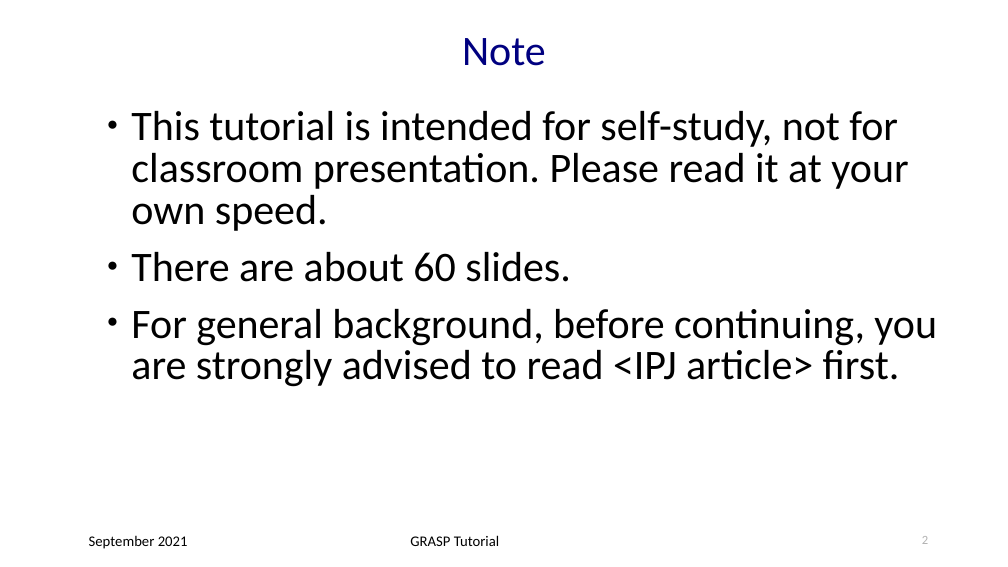
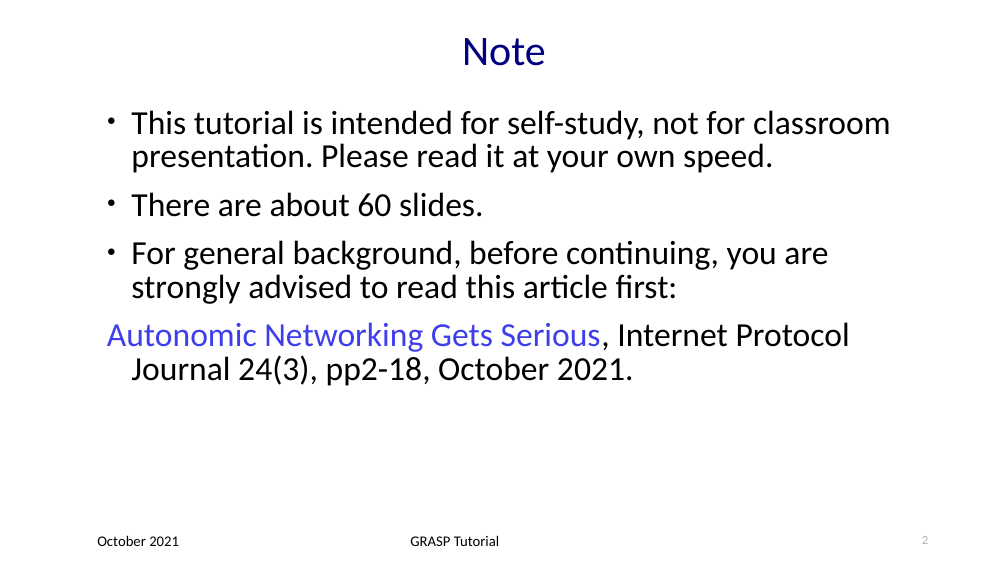
Before and after one commit to becarpenter/graspdoc, a slide deck: slide 2 of GRASP-tutorial.ppt. Drawn at 1008x567 pixels with LibreOffice and Linux fonts; fonts in the diff are those of the drawing. Boxes give left, top, right and bottom in pixels: in the first picture for what was removed or moved away, otherwise in the second. Text is boxed around its words. In the diff, an @@ line names an element or a change of style, - is before the commit and + after.

Commit message:
Added ref to IPJ article

```diff
--- a/GRASP-tutorial.ppt
+++ b/GRASP-tutorial.ppt
@@ text at <box>131,110,891,217</box>: size 40 to 32 pt in "This tutorial is intended for self-study, not ...", "There are about 60 slides." @@
@@ text at <box>107,240,850,386</box>: text changed; size 40 to 32 pt @@
-● For general background, before continuing, you are strongly advised to read <IPJ article> first.
+● For general background, before continuing, you are strongly advised to read this article first:
+Autonomic Networking Gets Serious, Internet Protocol Journal 24(3), pp2-18, October 2021.
@@ text at <box>97,535,179,546</box>: text changed @@
-September 2021
+October 2021
```
Also in this commit, not shown: 59 other slides changed, 5 other files.
